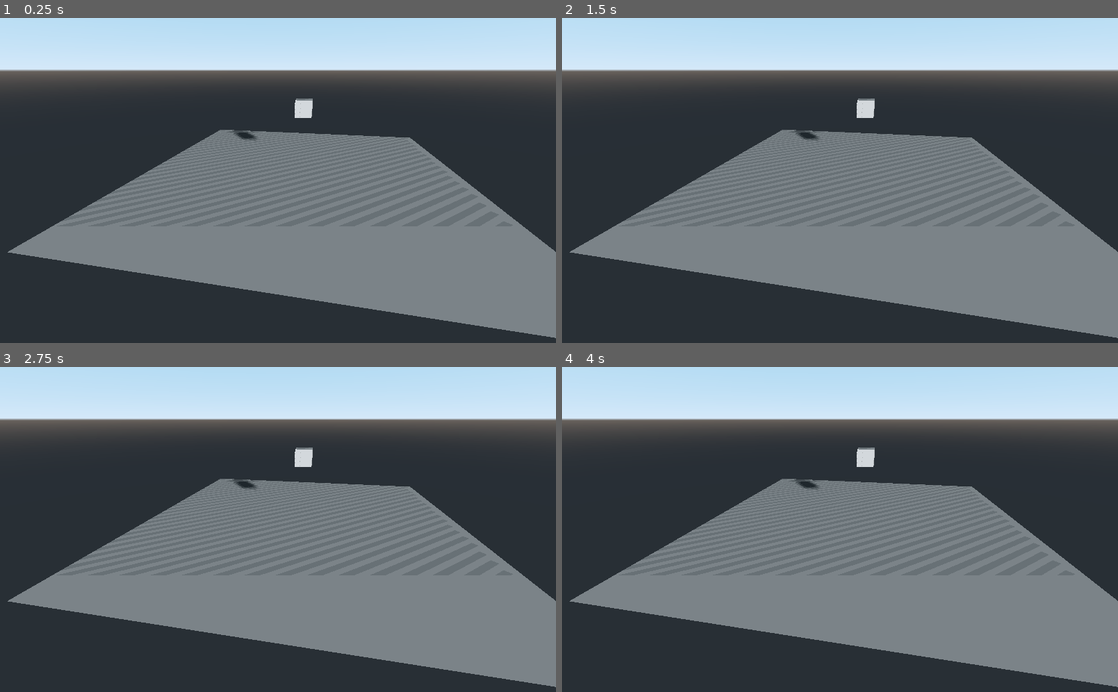
Above: before the commit, frames 1-4 (two rows, left to right).
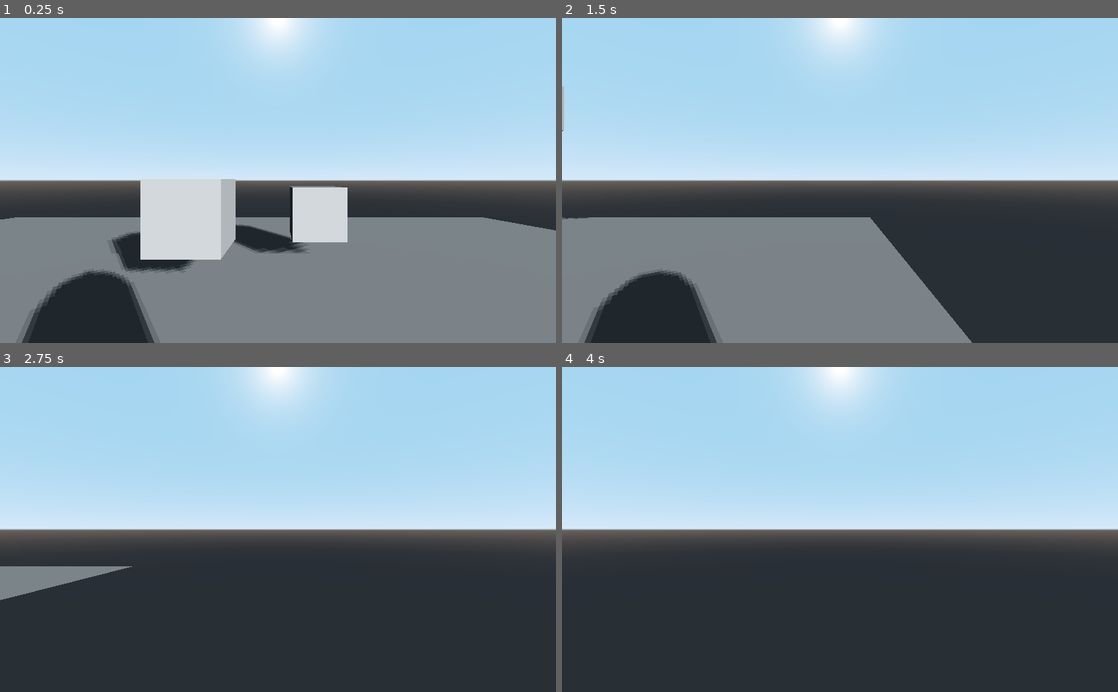
Above: after the commit, the same moments.

Repository: dirkk0/repo-cgl-2021
Game: Godot game, scene res://main.tscn
The game is run twice, just before and just after one commit, with the same random seed, the same clock (stepped at 60 frames per second) and the same inputs.
Inputs:
- Up to frame 1 (0.25 s): no input
- Up to frame 2 (1.5 s): no input
- Up to frame 3 (2.75 s): no input
- Up to frame 4 (4 s): tap Enter at 3.5 s

The runs differ from the first frame. In frame 1, 69% of the frame differs, in the area x 0-100%, y 0-100%; in frame 2, 75%; in frame 3, 75%, in the area x 0-100%, y 0-99%; in frame 4, 75%.

Commit message:
v

Diff:
--- /dev/null
+++ b/godot/launchcube.gd
@@ -0,0 +1,12 @@
+extends Spatial
+
+export var inc = 0.08
+
+func _ready():
+	pass # Replace with function body.
+
+
+# Called every frame. 'delta' is the elapsed time since the previous frame.
+func _process(delta):
+	get_node("Cube").translation.y += inc
+	pass
--- /dev/null
+++ b/godot/launchcube.tscn
@@ -0,0 +1,12 @@
+[gd_scene load_steps=3 format=2]
+
+[ext_resource path="res://launchcube.gd" type="Script" id=1]
+
+[sub_resource type="CubeMesh" id=1]
+
+[node name="LaunchCube" type="Spatial"]
+script = ExtResource( 1 )
+
+[node name="Cube" type="MeshInstance" parent="."]
+transform = Transform( 1, 0, 0, 0, 1, 0, 0, 0, 1, 0, 1, 0 )
+mesh = SubResource( 1 )
--- a/godot/main.gd
+++ b/godot/main.gd
@@ -1,22 +1,16 @@
 extends Spatial
 
-
-# Declare member variables here. Examples:
-# var a = 2
-# var b = "text"
-
-
+# export var increment_on_y_axis = 0.08
+# var inc = incrementon_y_axis
+#export var inc = 0.08
 # Called when the node enters the scene tree for the first time.
 func _ready():
 	print("hello world")
-	get_node("Cube").translation.y = 8
 	# $Cube
 	pass # Replace with function body.
 
 
 # Called every frame. 'delta' is the elapsed time since the previous frame.
-#func _process(delta):
-#	pass
-
-func doSomething():
+func _process(delta):
+	# get_node("Cube").translation.y += inc
 	pass
--- a/godot/main.tscn
+++ b/godot/main.tscn
@@ -1,10 +1,10 @@
-[gd_scene load_steps=6 format=2]
+[gd_scene load_steps=9 format=2]
 
 [ext_resource path="res://main.gd" type="Script" id=1]
+[ext_resource path="res://launchcube.tscn" type="PackedScene" id=2]
+[ext_resource path="res://player.gd" type="Script" id=3]
 
 [sub_resource type="PlaneMesh" id=1]
-
-[sub_resource type="CubeMesh" id=2]
 
 [sub_resource type="ProceduralSky" id=3]
 
@@ -14,6 +14,10 @@
 ambient_light_energy = 0.77
 ambient_light_sky_contribution = 0.23
 
+[sub_resource type="CapsuleShape" id=5]
+
+[sub_resource type="CapsuleMesh" id=6]
+
 [node name="Main" type="Spatial"]
 transform = Transform( 1, 0, 0, 0, 1, 0, 0, 0, 1, 0, 0.2, 0 )
 script = ExtResource( 1 )
@@ -22,16 +26,37 @@
 transform = Transform( 20, 0, 0, 0, 20, 0, 0, 0, 20, 0, 0, 0 )
 mesh = SubResource( 1 )
 
-[node name="Camera" type="Camera" parent="."]
-transform = Transform( 0.984356, -0.0755671, 0.15916, 0, 0.903351, 0.428901, -0.176188, -0.422191, 0.88922, 2.0674, 12.1692, 29.5036 )
-
-[node name="Cube" type="MeshInstance" parent="."]
-transform = Transform( 1, 0, 0, 0, 1, 0, 0, 0, 1, 0, 1, 0 )
-mesh = SubResource( 2 )
-
 [node name="DirectionalLight" type="DirectionalLight" parent="."]
 transform = Transform( 0.77552, -0.225195, 0.589793, 0, 0.934218, 0.356703, -0.631323, -0.27663, 0.724505, 19.4008, 9.2632, 22.8737 )
 shadow_enabled = true
 
 [node name="WorldEnvironment" type="WorldEnvironment" parent="."]
 environment = SubResource( 4 )
+
+[node name="LaunchCube1" parent="." instance=ExtResource( 2 )]
+transform = Transform( 1, 0, 0, 0, 1, 0, 0, 0, 1, 0, 0, -6.75911 )
+
+[node name="LaunchCube2" parent="." instance=ExtResource( 2 )]
+transform = Transform( 1, 0, 0, 0, 1, 0, 0, 0, 1, 0, 0, 8.37149 )
+inc = 0.04
+
+[node name="LaunchCube3" parent="." instance=ExtResource( 2 )]
+transform = Transform( 1, 0, 0, 0, 1, 0, 0, 0, 1, 3.95405, 0, -9.47718 )
+inc = 0.06
+
+[node name="Player" type="KinematicBody" parent="."]
+transform = Transform( 1, 0, 0, 0, 1, 0, 0, 0, 1, -0.576865, 2.3527, 0.00993645 )
+script = ExtResource( 3 )
+
+[node name="CollisionShape" type="CollisionShape" parent="Player"]
+transform = Transform( 1, 0, 0, 0, -4.37114e-08, -1, 0, 1, -4.37114e-08, 0, 0, 0 )
+shape = SubResource( 5 )
+
+[node name="MeshInstance" type="MeshInstance" parent="Player"]
+transform = Transform( 1, 0, 0, 0, -4.37114e-08, -1, 0, 1, -4.37114e-08, 0, 0, 0 )
+mesh = SubResource( 6 )
+
+[node name="Head" type="Spatial" parent="Player"]
+transform = Transform( 1, 0, 0, 0, 1, 0, 0, 0, 1, 0, 0.810845, 0 )
+
+[node name="Camera" type="Camera" parent="Player/Head"]
--- /dev/null
+++ b/godot/player.gd
@@ -0,0 +1,21 @@
+extends KinematicBody
+
+var inc = 0.2
+
+# Declare member variables here. Examples:
+# var a = 2
+# var b = "text"
+
+
+# Called when the node enters the scene tree for the first time.
+func _ready():
+	pass # Replace with function body.
+
+
+# Called every frame. 'delta' is the elapsed time since the previous frame.
+#func _process(delta):
+#	pass
+
+func _physics_process(delta):
+	translation.x += inc
+	pass
